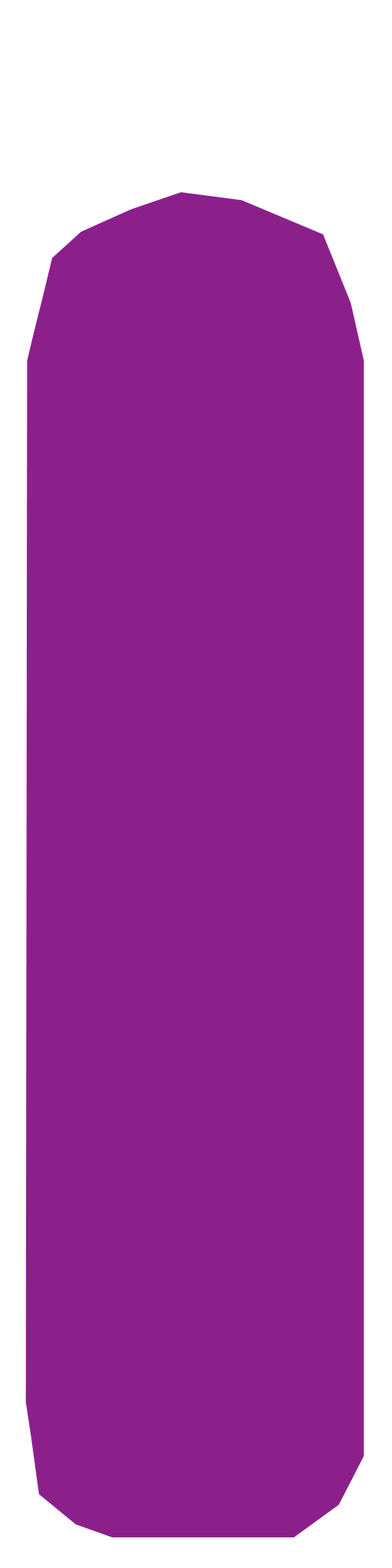
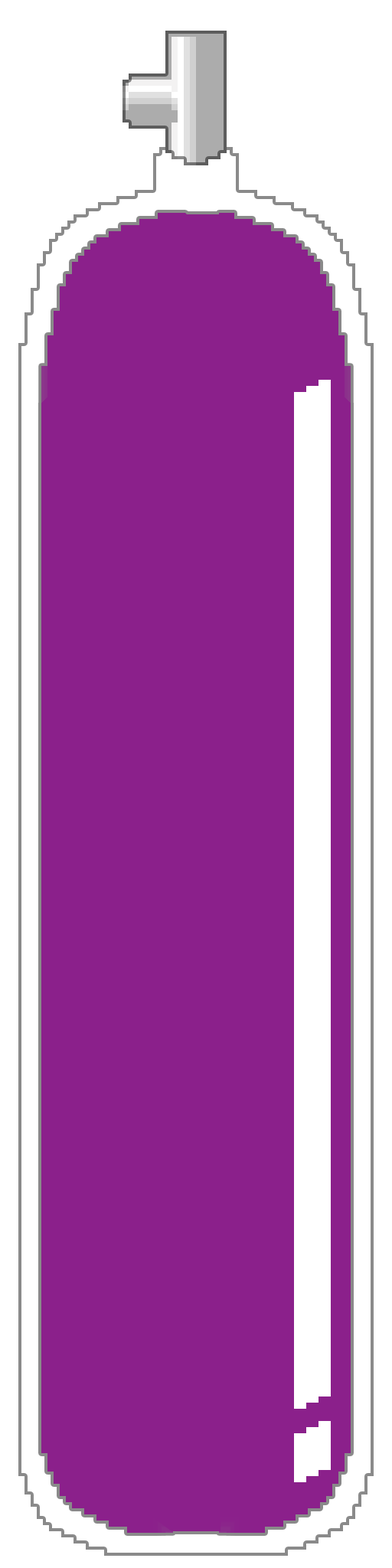
Two versions of the same layered image (392 × 1568). Layer-by-layer changes:
showed "LightStreak" over 294, 379, 331, 1483
renamed "Group 1" to "FullTankSet", showed the group it (7 layers) over 18, 30, 374, 1556
